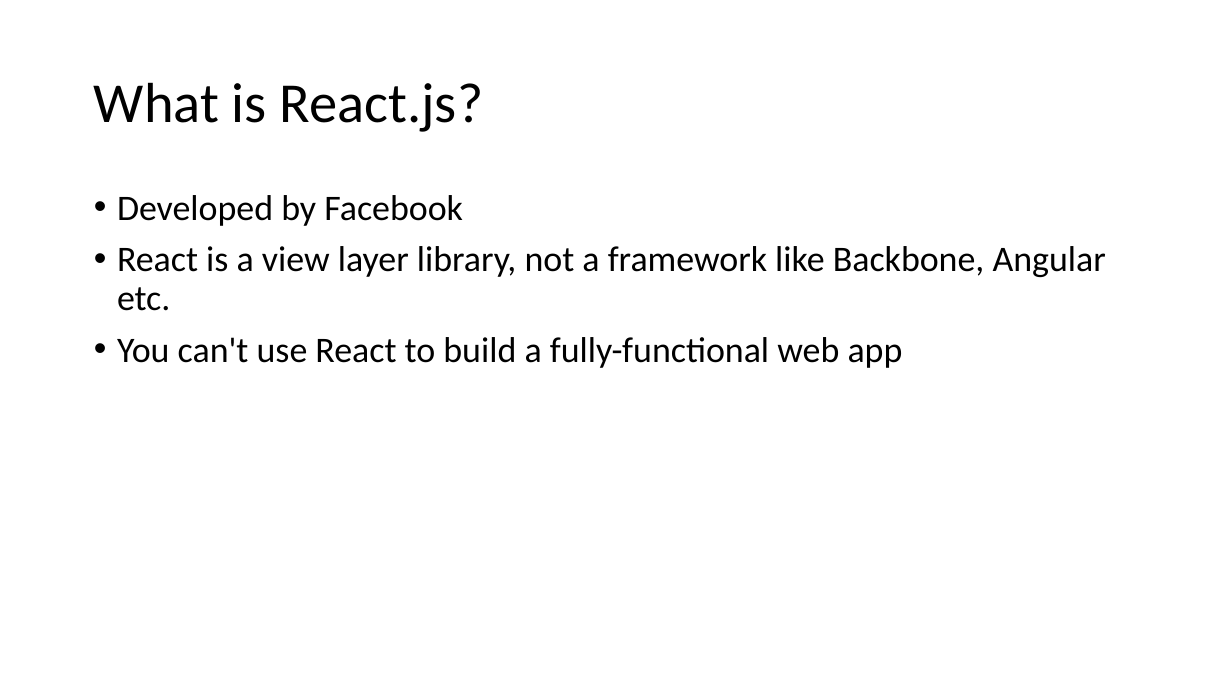
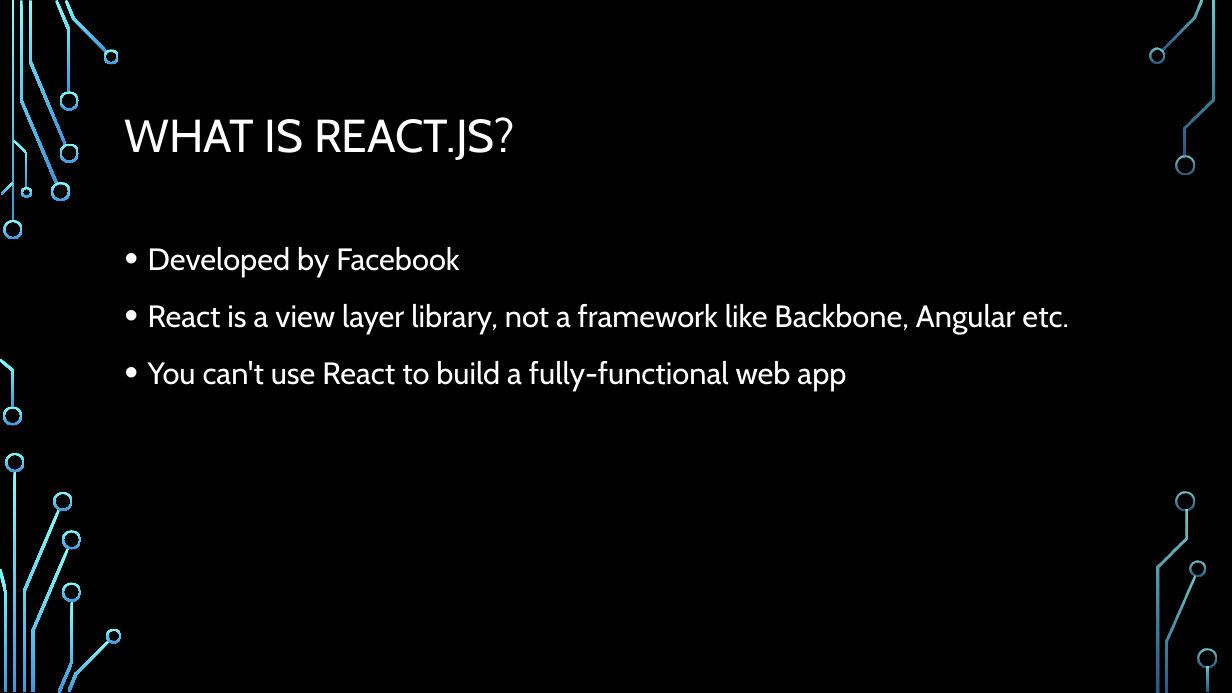
Before and after one commit to sonam-niit/IDFC-Training, a slide deck: slide 2 of Day4/Introduction to React.pptx (slide 3 before the commit). Drawn at 1232x693 pixels with LibreOffice and Linux fonts; fonts in the diff are those of the drawing; background and template pictures are left out. Boxes give left, top, right and bottom in pixels: in the first picture for what was removed or moved away, otherwise in the second. Text is boxed around its words. In the diff, an @@ line names an element or a change of style, - is before the commit and + after.

```diff
--- a/Day4/Introduction to React.pptx
+++ b/Day4/Introduction to React.pptx
@@ background #FFFFFF to picture (left out) @@
@@ title at box(125, 117, 515, 160): text changed; size 44 to 36 pt; font Calibri to Cabin; text colour #000000 to #FFFFFF @@
-What is React.js?
+WHAT IS REACT.JS?
@@ text "Developed by Facebook": place and size @@
-text "Developed by Facebook" at box(117, 195, 1106, 368)
+text "Developed by Facebook" at box(148, 247, 1068, 391)
@@ text "Developed by Facebook" at box(148, 247, 1068, 391): size 28 to 24 pt, font Calibri to Cabin, text colour #000000 to #FFFFFF; line spacing 0.9 to 1.2 @@
@@ group added at box(0, 0, 1217, 693): 33 freeform shapes, 3 rectangles @@
```
Also in this commit, not shown: 9 other slides changed, 11 slides added, 2 slides removed, 1 other file.
